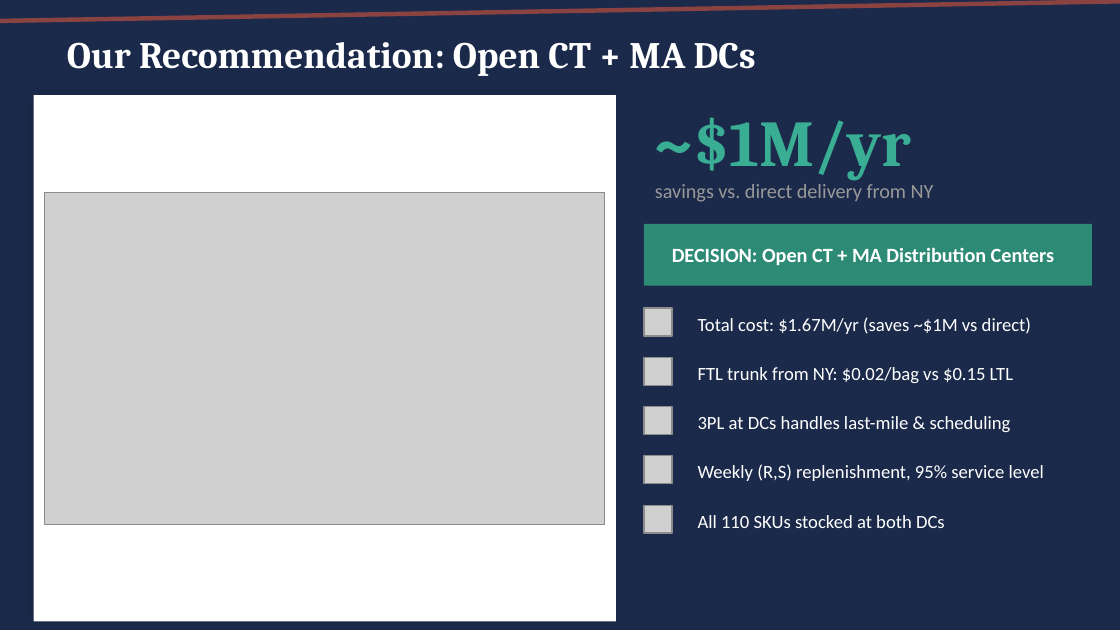
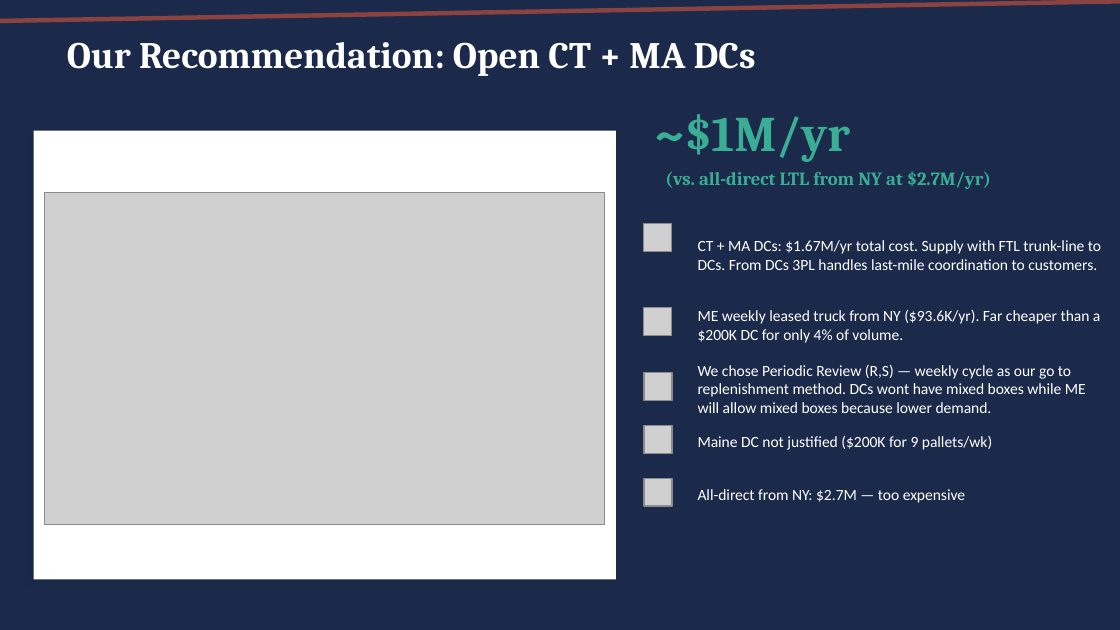
Before and after one commit to DanielRegaladoUMiami/CanDi-Supply-Chain-Design, a slide deck: slide 2 of CanDi_Supply_Chain_Presentation.pptx. Drawn at 1120x630 pixels with LibreOffice and Linux fonts; fonts in the diff are those of the drawing; grey boxes stand for pictures. Boxes give left, top, right and bottom in pixels: in the first picture for what was removed or moved away, otherwise in the second. Text is boxed around its words. In the diff, an @@ line names an element or a change of style, - is before the commit and + after.

```diff
--- a/CanDi_Supply_Chain_Presentation.pptx
+++ b/CanDi_Supply_Chain_Presentation.pptx
@@ text "~$1M/yr" at bbox=[655, 114, 850, 162]: size 42 to 32 pt @@
@@ rectangle: place and size @@
-rectangle at bbox=[34, 95, 616, 622]
+rectangle at bbox=[34, 131, 616, 580]
@@ text at bbox=[665, 171, 991, 189]: text changed; size 13 to 12 pt; font Calibri to Cambria; text colour #999999 to #3AAE94; bold on @@
-savings vs. direct delivery from NY
+(vs. all-direct LTL from NY at $2.7M/yr)
@@ rectangle removed at bbox=[644, 224, 1092, 286] @@
@@ picture added at bbox=[644, 224, 672, 252] @@
@@ text at bbox=[698, 240, 1101, 270]: text changed; size 13 to 10 pt; bold off @@
-DECISION: Open CT + MA Distribution Centers
+CT + MA DCs: $1.67M/yr total cost. Supply with FTL trunk-line to DCs. From DCs 3PL handles last-mile coordination to customers.
@@ text at bbox=[698, 310, 1100, 343]: text changed; size 12 to 10 pt @@
-Total cost: $1.67M/yr (saves ~$1M vs direct)
+ME weekly leased truck from NY ($93.6K/yr). Far cheaper than a $200K DC for only 4% of volume.
@@ picture removed at bbox=[644, 357, 672, 385] @@
@@ picture added at bbox=[644, 373, 672, 401] @@
@@ text at bbox=[698, 365, 1086, 413]: text changed; size 12 to 10 pt @@
-3PL at DCs handles last-mile & scheduling
+We chose Periodic Review (R,S) — weekly cycle as our go to replenishment method. DCs wont have mixed boxes while ME will allow mixed boxes because lower demand.
@@ text removed at bbox=[698, 367, 1013, 383] @@
-FTL trunk from NY: $0.02/bag vs $0.15 LTL
@@ picture removed at bbox=[644, 407, 672, 435] @@
@@ picture added at bbox=[644, 426, 672, 454] @@
@@ text at bbox=[698, 436, 992, 450]: text changed; size 12 to 10 pt @@
-Weekly (R,S) replenishment, 95% service level
+Maine DC not justified ($200K for 9 pallets/wk)
@@ picture removed at bbox=[644, 456, 672, 484] @@
@@ picture added at bbox=[644, 478, 672, 506] @@
@@ picture removed at bbox=[644, 505, 672, 533] @@
@@ text at bbox=[698, 489, 965, 503]: text changed; size 12 to 10 pt @@
-All 110 SKUs stocked at both DCs
+All-direct from NY: $2.7M — too expensive
```
Also in this commit, not shown: 7 other slides changed, 1 other file.
